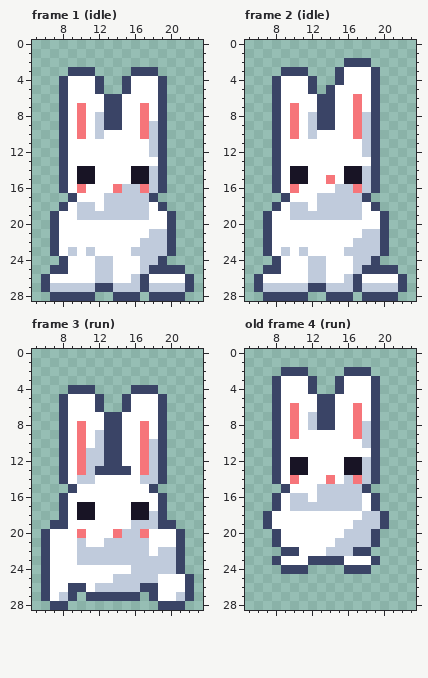
Pixel-art file -- art/skins-animals/chase-rabbit@75.aseprite. Above is the file before it was changed.
30x30 pixels, 4 frames. Shown: frame 1 (idle): x 5..23, y 0..28; frame 2 (idle): x 5..23, y 0..28; frame 3 (run): x 5..23, y 0..28; old frame 4 (run): x 5..23, y 0..28. The old version is drawn lined up with the new one, on the new canvas. The commit also changed other frames, which this record leaves out.
The result:
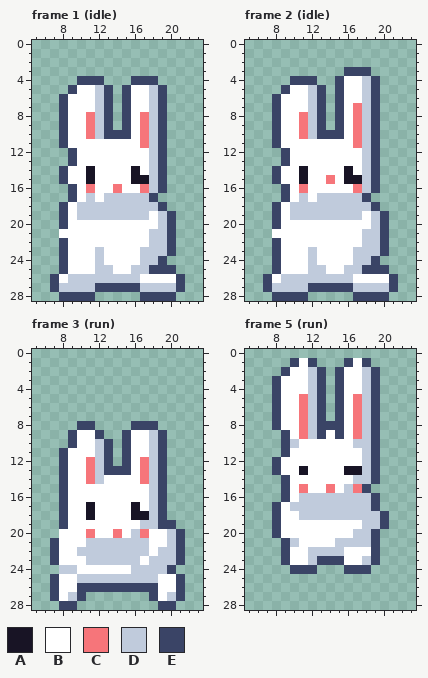
Palette (. is transparent): A #181425  B #ffffff  C #f6757a  D #c0cbdc  E #3a4466
A new or re-ordered frame is compared with the old frame closest to it.
Changes in this commit:
canvas 30x30 -> 29x29, the old top-left corner now at -1,0 (the part of the old canvas that was cut away was empty and is not shown)
frames 4 -> 10
Changed rows in their new state; - is an unchanged pixel.
Frame 1 (idle):
first column x 6:
 3 ---...----...----
 4 --..EE---.EEE.---
 5 --.E--DE----D----
 6 ------D-.E--D----
 7 ----B-D-.E-BD----
 8 ----BC--.E--D----
 9 ----BC--.E-------
10 ----BC-EEE-------
11 -----------C-----
12 --.E-------------
13 --.E--------D----
14 ----B------B-----
15 ----B------------
16 --.EBC---BB------
17 -----D-----------
18 ------D-----D----
19 -.E----------D---
20 -.E----------D---
21 -.---------------
22 -.E--------B-----
23 -.EB-BD---B------
24 -------B---------
25 -.--------D----.-
26 .E-DDD--DD-B---E.
27 .E------EEED---E.
28 -.------...E---.-
Frame 2 (idle):
first column x 6:
 2 ----------...----
 3 ---...---.EEE.---
 4 --..EE------D----
 5 --.E--DE.E--D----
 6 ------D-.E-BD----
 7 ----B-D-.E--D----
 8 ----BC--.E-------
 9 ----BC--.E-------
10 ----BC-EEE-------
11 -----------C-----
12 --.E-------------
13 --.E--------D----
14 ----B------B-----
15 ----B------------
16 --.EBC---BB------
17 -----D-----------
18 ------D-----D----
19 -.E----------D---
20 -.E----------D---
21 -.---------------
22 -.E--------B-----
23 -.EB-BD---B------
24 -------B---------
25 -.--------D----.-
26 .E-DDD--DD-B---E.
27 .E------EEED---E.
28 -.------...E---.-
Frame 3 (run):
first column x 6:
 4 ---...----...----
 5 --.....--.....---
 6 --.....--.....---
 7 --............---
 8 --..EE....EEE.---
 9 --.EB-E..E-BD----
10 --.EB---.E-B-----
11 ----BB--.E-B-----
12 ----BC--.E-------
13 ----BCD----------
14 ----BCD----C-----
15 --EB--------DE---
16 ------------D----
17 ----B------BD----
18 ----B------------
19 -.--------B------
20 ..--BC---B----D--
21 .E--BDD-------D--
22 .E---------------
23 .E--B------B-----
24 ..DD----------E.-
25 .E--DDDD-------E.
26 .E-B-EEEEEE----E.
27 .EBDE......---DE.
28 -.-E-----------.-
Frame 5 (run) is new; against old frame 4 (run):
first column x 7:
 1 ---EBE---EBE-
 2 ---BBDE-EBBDE
 3 -----DE----D-
 4 -----DE----D-
 5 ----CD-.E-CD-
 6 ---BCD-.E--D-
 7 ---BC--.E--D-
 8 ---BC---E----
 9 -.EBCDE-E----
10 -.ED------D--
11 -.E--------D-
12 ---BB----BB--
13 ---B---------
14 -.EB---B-BD--
15 ----C-BCB-C--
16 -.EB-D-----D-
17 -----------D-
18 .E--DDDDDDD--
19 .E--------B--
20 ---------B---
21 -.ED---------
22 ---B-DD--BBBE
23 -.E--D-----D-
24 --.--E-------
Pixel boxes of the changes (left, top, right, bottom) in both pictures:
changed: (41, 67, 194, 301)
changed: (254, 58, 407, 301)
changed: (41, 385, 194, 610)
changed: (263, 358, 380, 574)
